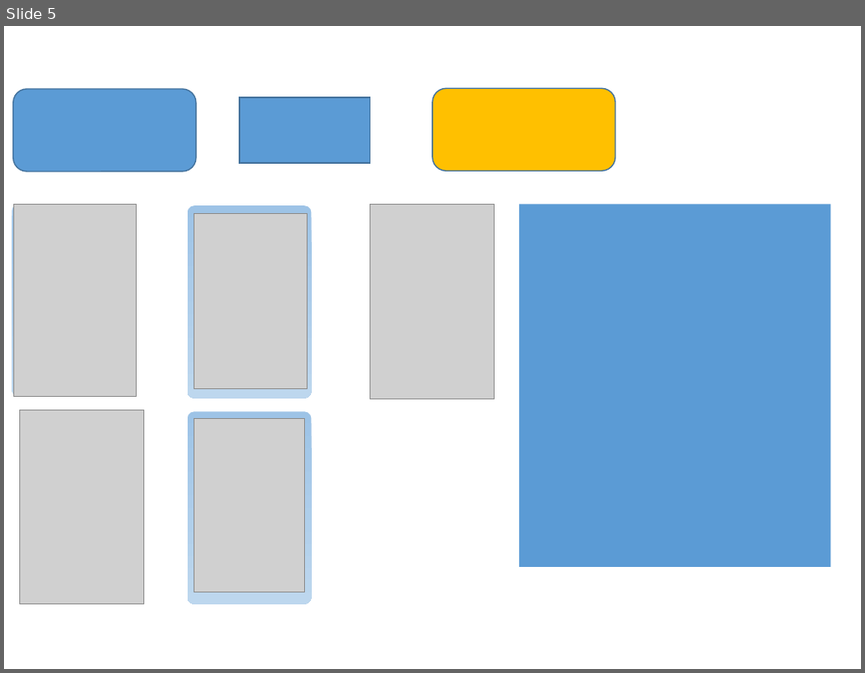
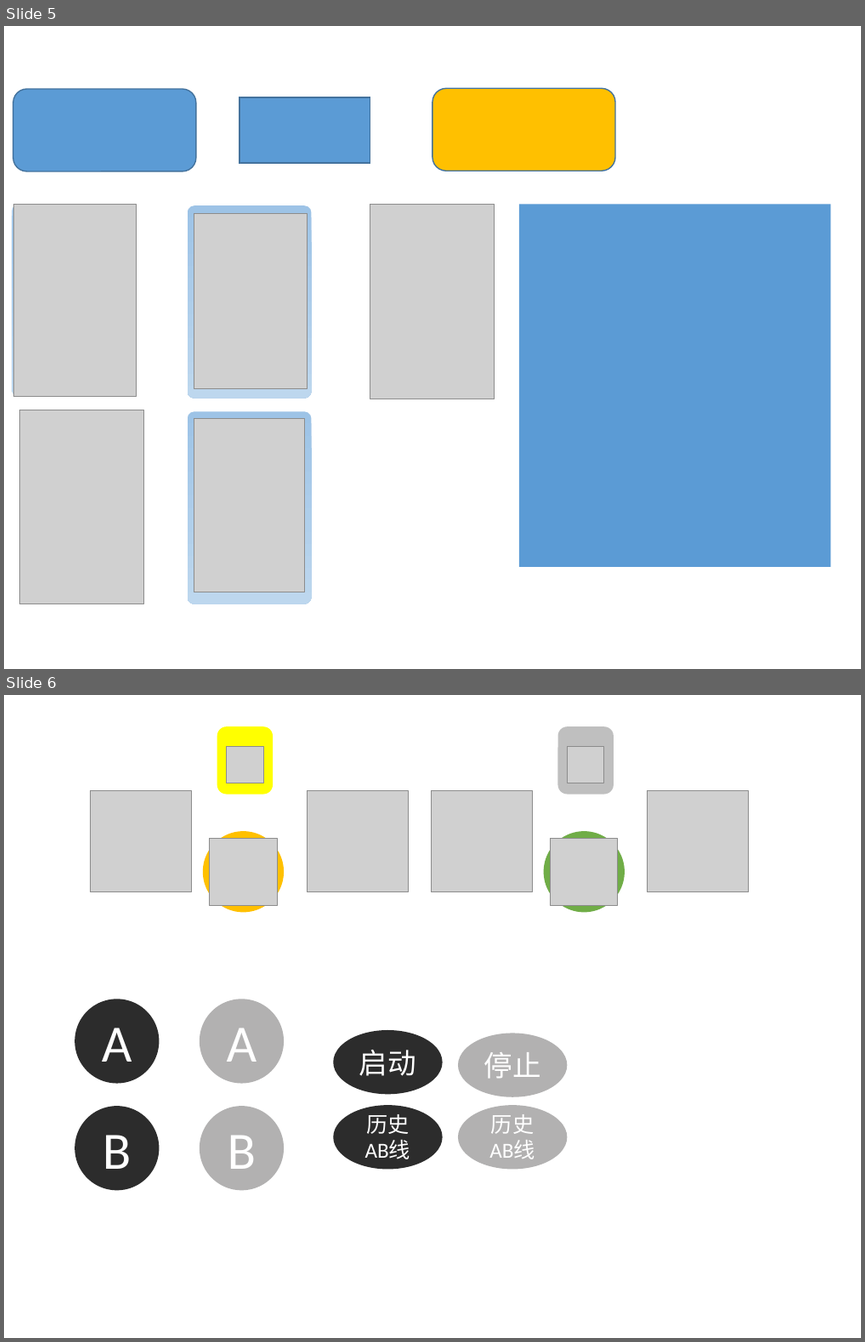
Before and after one commit to PokerM/test1, a slide deck: IconMaking.pptx. Shown one above the other, each under a label of ours: slide 5 before the commit, slides 5 and 6 after it. The pictures are 865x673 and 865x1342 pixels, drawn with LibreOffice and Linux fonts; fonts in the diff are those of the drawing; grey boxes stand for pictures. Boxes give left, top, right and bottom in pixels: in the first picture for what was removed or moved away, otherwise in the second. Text is boxed around its words. In the diff, an @@ line names an element or a change of style, - is before the commit and + after.

```diff
--- a/IconMaking.pptx
+++ b/IconMaking.pptx
@@ slide 6 added at bbox=[4, 695, 861, 1338], background #FFFFFF @@
@@ rounded rectangle added at bbox=[217, 726, 273, 794], fill #FFFF00 @@
@@ rounded rectangle added at bbox=[557, 726, 613, 794], fill #BFBFBF @@
@@ picture added at bbox=[226, 746, 262, 783] @@
@@ picture added at bbox=[567, 746, 604, 783] @@
@@ picture added at bbox=[91, 791, 192, 892] @@
@@ picture added at bbox=[307, 791, 408, 892] @@
@@ picture added at bbox=[431, 791, 532, 892] @@
@@ picture added at bbox=[647, 791, 749, 892] @@
@@ ellipse added at bbox=[203, 831, 284, 912], fill #FFC000 @@
@@ picture added at bbox=[210, 838, 278, 906] @@
@@ ellipse added at bbox=[544, 831, 624, 912], fill #70AD47 @@
@@ picture added at bbox=[551, 838, 619, 906] @@
@@ ellipse added at bbox=[75, 999, 159, 1083], fill #2C2C2C, 44 pt, text #FFFFFF @@
+A
@@ ellipse added at bbox=[200, 999, 284, 1083], fill #B2B1B1, 44 pt, text #FFFFFF @@
+A
@@ ellipse added at bbox=[333, 1030, 442, 1095], fill #2C2C2C, 24 pt, text #FFFFFF @@
+启动
@@ ellipse added at bbox=[458, 1032, 567, 1097], fill #B2B1B1, 24 pt, text #FFFFFF @@
+停止
@@ ellipse added at bbox=[75, 1106, 159, 1190], fill #2C2C2C, 44 pt, text #FFFFFF @@
+B
@@ ellipse added at bbox=[200, 1106, 284, 1190], fill #B2B1B1, 44 pt, text #FFFFFF @@
+B
@@ ellipse added at bbox=[333, 1105, 442, 1168], fill #2C2C2C, 18 pt, text #FFFFFF @@
+历史AB线
@@ ellipse added at bbox=[458, 1105, 567, 1168], fill #B2B1B1, 18 pt, text #FFFFFF @@
+历史AB线
```
Also in this commit, not shown: 1 slide changed, 1 slide removed, 39 other files.
